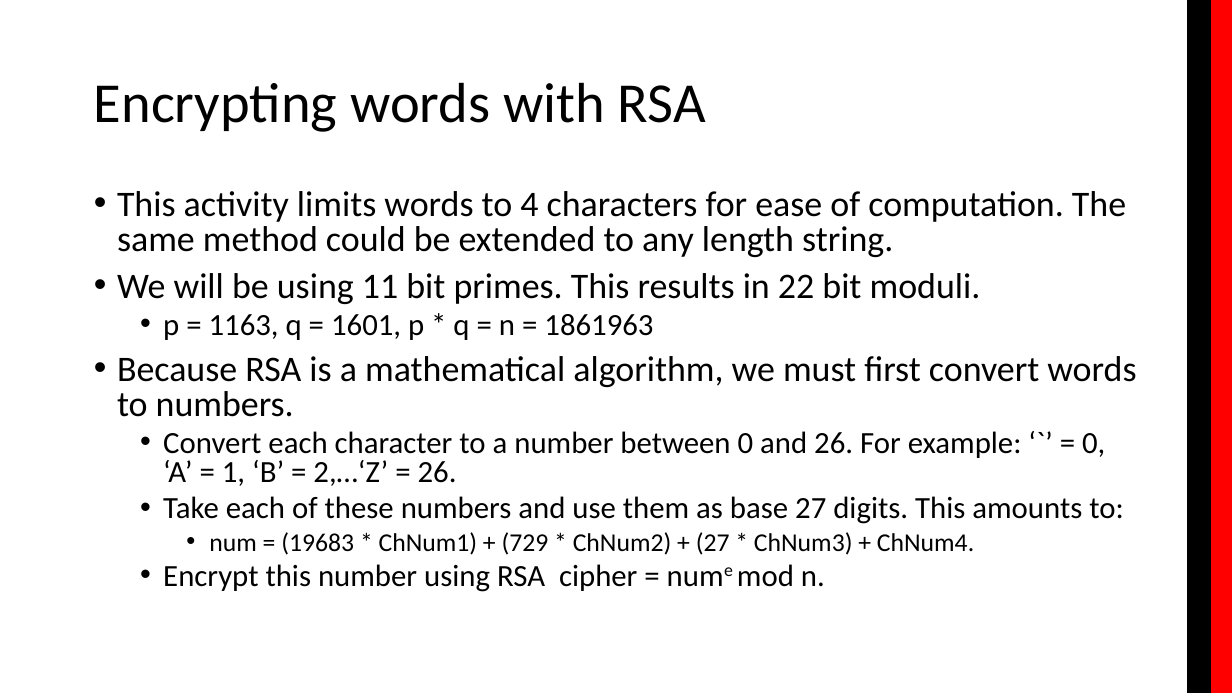
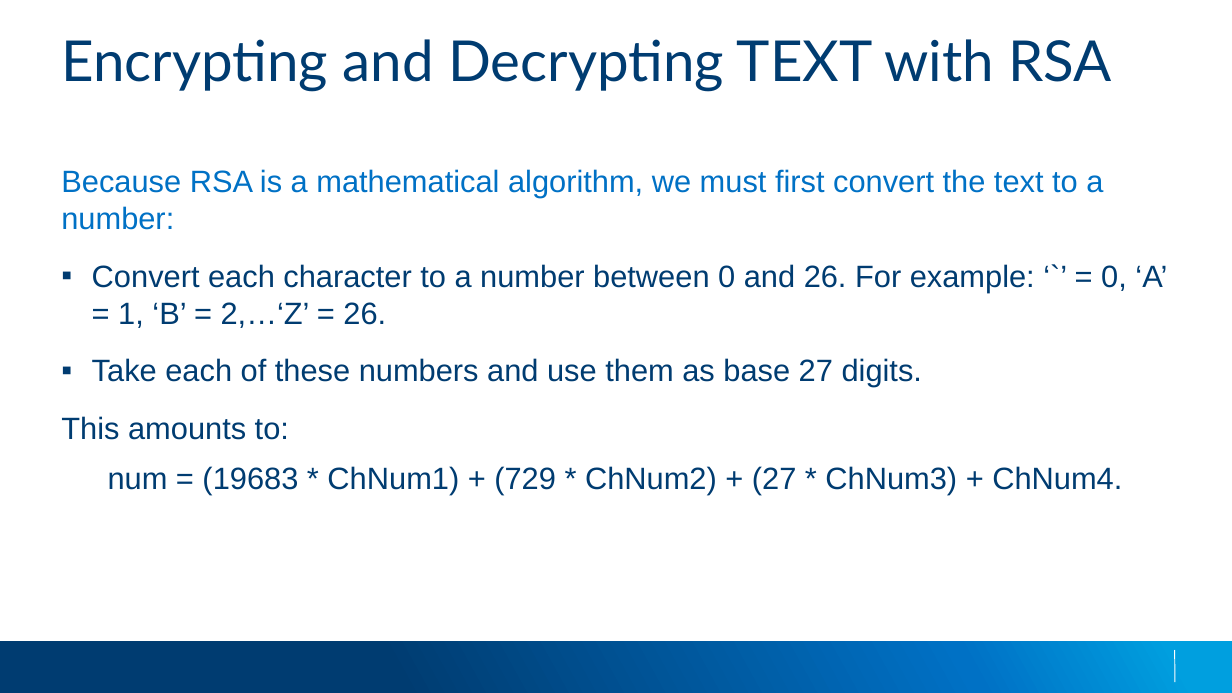
Before and after one commit to applesauce49/lincoln_high, a slide deck: slide 12 of presos/LincolnHighVisit-2019.pptx (slide 5 before the commit). Drawn at 1232x693 pixels with LibreOffice and Linux fonts; fonts in the diff are those of the drawing; background and template pictures are left out. Boxes give left, top, right and bottom in pixels: in the first picture for what was removed or moved away, otherwise in the second. Text is boxed around its words. In the diff, an @@ line names an element or a change of style, - is before the commit and + after.

Commit message:
Updated slides with new theme, and refined content.

```diff
--- a/presos/LincolnHighVisit-2019.pptx
+++ b/presos/LincolnHighVisit-2019.pptx
@@ rectangle removed at (1188, 0, 1212, 693) @@
@@ rectangle removed at (1211, 0, 1232, 693) @@
@@ title at (61, 39, 1112, 92): text changed; font Calibri to Lato; text colour #000000 to #003C71 @@
-Encrypting words with RSA
+Encrypting and Decrypting TEXT with RSA
@@ title "Encrypting and Decrypting TEXT with ..." at (61, 39, 1112, 92): vertical alignment middle to top @@
@@ text at (61, 169, 1103, 230): text changed; size 28 to 24 pt; font Calibri to Arial; text colour #000000 to #0071C5 @@
-• This activity limits words to 4 characters for ease of computation. The same method could be extended to any length string.
-• We will be using 11 bit primes. This results in 22 bit moduli.
-  • p = 1163, q = 1601, p * q = n = 1861963
-• Because RSA is a mathematical algorithm, we must first convert words to numbers.
+Because RSA is a mathematical algorithm, we must first convert the text to a number:
@@ text "Because RSA is a mathematical ...": place and size @@
-text "Because RSA is a mathematical ..." at (117, 191, 1136, 592)
+text "Because RSA is a mathematical ..." at (61, 169, 1167, 495)
@@ text at (92, 264, 1167, 495): font Calibri to Arial, text colour #000000 to #003C71 in "Convert each character to a number between ...", "num = (19683 * ChNum1) + (729 ..."; size 20 to 24 pt in "num = (19683 * ChNum1) + (729 ..."; bullet • to ▪; line spacing 0.8 to 1; more space between paragraphs; bullet • to none @@
@@ text at (61, 358, 922, 440): text changed; font Calibri to Arial; text colour #000000 to #003C71 @@
-  • Take each of these numbers and use them as base 27 digits. This amounts to:
+  ▪ Take each of these numbers and use them as base 27 digits.
+  This amounts to:
@@ text at (163, 564, 825, 592): paragraph removed @@
-  • Encrypt this number using RSA cipher = nume mod n.
@@ rectangle added at (0, 641, 1232, 693), fill gradient #003C71 to #0071C5 to #009FDF @@
@@ line added from (1175, 650) to (1176, 682), #FFFFFF 0.75 pt @@
```
Also in this commit, not shown: 7 other slides changed, 14 slides added, 8 slides removed.
